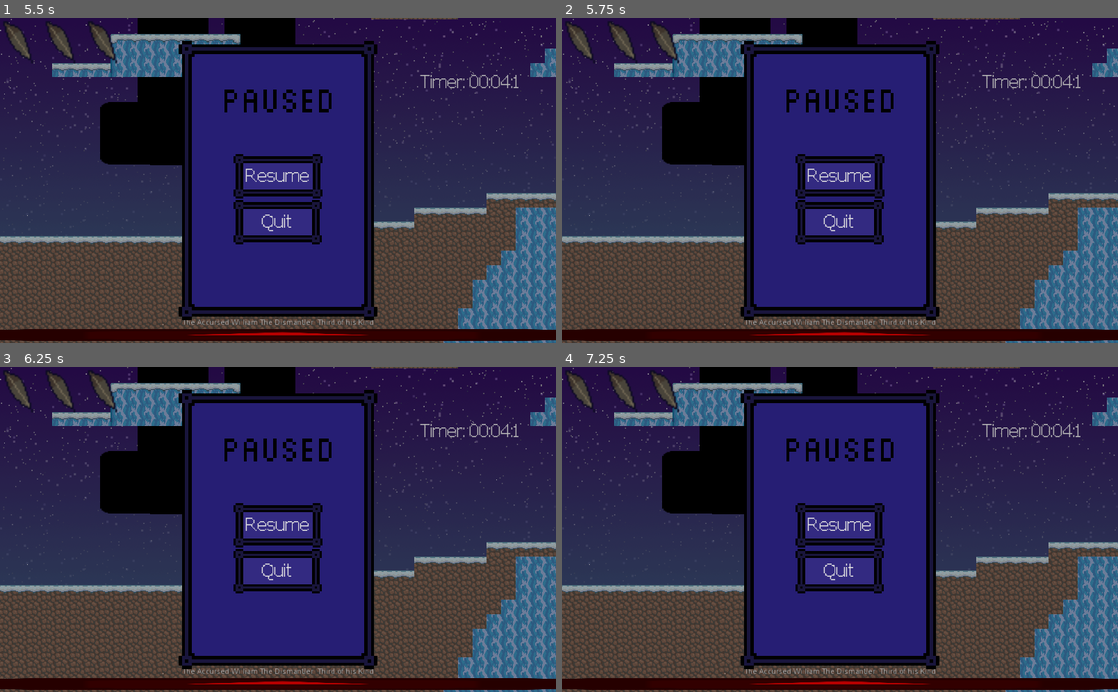
Above: before the commit, frames 1-4 (two rows, left to right).
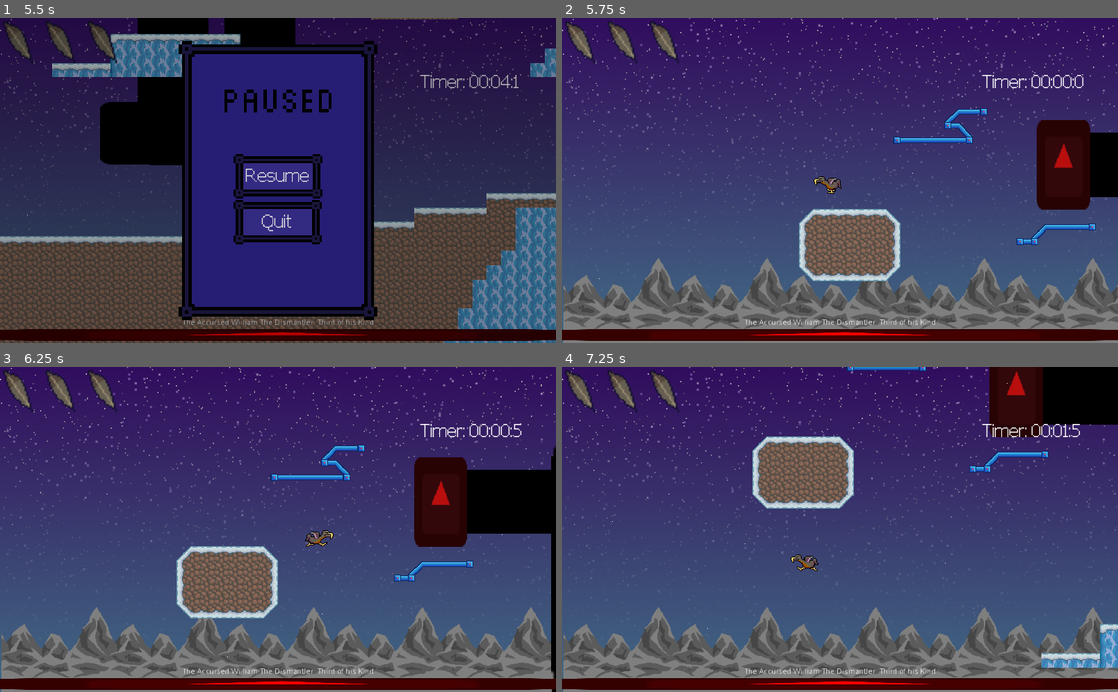
Above: after the commit, the same moments.

Repository: Struckdown/GDQ2021
Game: Godot game, scene res://MainMenu.tscn
The game is run twice, just before and just after one commit, with the same random seed, the same clock (stepped at 60 frames per second) and the same inputs. The engine's default icon, where the game draws it, is replaced by a stand-in: a white triangle on a blue panel in a dark square. Sound files missing from this copy of the repository are replaced by a short silence.
Inputs:
- Up to frame 1 (5.5 s): click "Play" at 0.5 s; hold D (right) 1.28-2.78 s; tap Shift (dash) every 0.75 s from 1.35 to 5.1 s; tap Space (jump) at 1.52, 2.27, 3.77, 4.52, 5.27 s; hold A (left) 2.78-3.53 s; hold D (right) 3.53-5.03 s; tap P (pause) at 4.9 s; hold A (left) from 5.03 s (still down)
- Up to frame 2 (5.75 s): keep holding A (left); tap R (restart, bound only after the commit) at 5.65 s
- Up to frame 3 (6.25 s): release A (left) at 5.78 s; hold D (right) from 5.78 s (still down); tap Shift (dash) at 5.85 s
- Up to frame 4 (7.25 s): release D (right) at 6.53 s; hold A (left) from 6.53 s (still down); tap Shift (dash) at 6.6 s; tap Space (jump) at 6.77 s

Frame 1 is identical in both runs. In frame 2, 84% of the frame differs, in the area x 0-100%, y 0-100%; in frame 3, 84%; in frame 4, 87%.

Commit message:
working restart

Diff:
--- a/Environment/MainLevel.tres
+++ b/Environment/MainLevel.tres
@@ -2,142 +2,142 @@
 
 [ext_resource path="res://art/spr_tiles9x23.png" type="Texture" id=1]
 
+[sub_resource type="ConvexPolygonShape2D" id=1]
+points = PoolVector2Array( 20, 20, 0, 20, 0, 0, 20, 0 )
+
+[sub_resource type="ConvexPolygonShape2D" id=2]
+points = PoolVector2Array( 20, 20, 0, 20, 0, 0, 20, 0 )
+
+[sub_resource type="ConvexPolygonShape2D" id=3]
+points = PoolVector2Array( 0, 20, 20, 0, 20, 20 )
+
+[sub_resource type="ConvexPolygonShape2D" id=4]
+points = PoolVector2Array( 20, 20, 0, 20, 0, 10, 20, 10 )
+
+[sub_resource type="ConvexPolygonShape2D" id=5]
+points = PoolVector2Array( 20, 20, 0, 20, 0, 10, 20, 10 )
+
+[sub_resource type="ConvexPolygonShape2D" id=6]
+points = PoolVector2Array( 20, 20, 0, 20, 0, 10, 20, 10 )
+
 [sub_resource type="ConvexPolygonShape2D" id=7]
-points = PoolVector2Array( 20, 20, 0, 20, 0, 0, 20, 0 )
+points = PoolVector2Array( 0, 0, 20, 20, 0, 20 )
 
 [sub_resource type="ConvexPolygonShape2D" id=8]
-points = PoolVector2Array( 20, 20, 0, 20, 0, 0, 20, 0 )
+points = PoolVector2Array( 0, 20, 20, 0, 20, 20 )
 
 [sub_resource type="ConvexPolygonShape2D" id=9]
+points = PoolVector2Array( 20, 20, 0, 20, 0, 0, 20, 0 )
+
+[sub_resource type="ConvexPolygonShape2D" id=10]
+points = PoolVector2Array( 0, 0, 20, 0, 0, 20 )
+
+[sub_resource type="ConvexPolygonShape2D" id=11]
+points = PoolVector2Array( 0, 0, 20, 0, 20, 20 )
+
+[sub_resource type="ConvexPolygonShape2D" id=12]
+points = PoolVector2Array( 20, 10, 10, 10, 10, 0, 20, 0 )
+
+[sub_resource type="ConvexPolygonShape2D" id=13]
+points = PoolVector2Array( 0, 0, 0, 0, 0, 0, 20, 20, 10, 20, 0, 10 )
+
+[sub_resource type="ConvexPolygonShape2D" id=14]
+points = PoolVector2Array( 20, 0, 20, 10, 10, 20, 0, 20 )
+
+[sub_resource type="ConvexPolygonShape2D" id=15]
+points = PoolVector2Array( 10, 10, 0, 10, 0, 0, 10, 0 )
+
+[sub_resource type="ConvexPolygonShape2D" id=16]
+points = PoolVector2Array( 0, 0, 0, 0, 20, 0, 20, 10, 0, 10 )
+
+[sub_resource type="ConvexPolygonShape2D" id=17]
+points = PoolVector2Array( 20, 10, 0, 10, 0, 0, 20, 0 )
+
+[sub_resource type="ConvexPolygonShape2D" id=18]
+points = PoolVector2Array( 20, 10, 0, 10, 0, 0, 20, 0 )
+
+[sub_resource type="ConvexPolygonShape2D" id=19]
+points = PoolVector2Array( 20, 20, 0, 20, 0, 0, 20, 0 )
+
+[sub_resource type="ConvexPolygonShape2D" id=20]
+points = PoolVector2Array( 20, 20, 0, 20, 0, 0, 20, 0 )
+
+[sub_resource type="ConvexPolygonShape2D" id=21]
+points = PoolVector2Array( 20, 20, 0, 20, 0, 0, 20, 0 )
+
+[sub_resource type="ConvexPolygonShape2D" id=22]
+points = PoolVector2Array( 20, 20, 0, 20, 0, 0, 20, 0 )
+
+[sub_resource type="ConvexPolygonShape2D" id=23]
+points = PoolVector2Array( 20, 20, 0, 20, 0, 0, 20, 0 )
+
+[sub_resource type="ConvexPolygonShape2D" id=24]
+points = PoolVector2Array( 20, 20, 0, 20, 0, 0, 20, 0 )
+
+[sub_resource type="ConvexPolygonShape2D" id=25]
+points = PoolVector2Array( 20, 20, 0, 20, 0, 0, 20, 0 )
+
+[sub_resource type="ConvexPolygonShape2D" id=26]
+points = PoolVector2Array( 0, 0, 20, 0, 20, 20, 0, 20 )
+
+[sub_resource type="ConvexPolygonShape2D" id=27]
+points = PoolVector2Array( 0, 0, 20, 0, 0, 20 )
+
+[sub_resource type="ConvexPolygonShape2D" id=28]
+points = PoolVector2Array( 0, 0, 20, 0, 20, 20 )
+
+[sub_resource type="ConvexPolygonShape2D" id=29]
+points = PoolVector2Array( 20, 20, 0, 20, 0, 0, 20, 0 )
+
+[sub_resource type="ConvexPolygonShape2D" id=30]
+points = PoolVector2Array( 0, 0, 0, 0, 20, 20, 0, 20, 0, 0, 0, 20, 0, 0 )
+
+[sub_resource type="ConvexPolygonShape2D" id=31]
 points = PoolVector2Array( 0, 20, 20, 0, 20, 20 )
+
+[sub_resource type="ConvexPolygonShape2D" id=32]
+points = PoolVector2Array( 20, 10, 0, 10, 0, 0, 20, 0 )
+
+[sub_resource type="ConvexPolygonShape2D" id=33]
+points = PoolVector2Array( 20, 10, 0, 10, 0, 0, 20, 0 )
+
+[sub_resource type="ConvexPolygonShape2D" id=34]
+points = PoolVector2Array( 20, 10, 0, 10, 0, 0, 20, 0 )
+
+[sub_resource type="ConvexPolygonShape2D" id=35]
+points = PoolVector2Array( 20, 20, 0, 20, 0, 0, 20, 0 )
+
+[sub_resource type="ConvexPolygonShape2D" id=36]
+points = PoolVector2Array( 20, 20, 0, 20, 0, 10, 20, 10 )
+
+[sub_resource type="ConvexPolygonShape2D" id=37]
+points = PoolVector2Array( 20, 20, 0, 20, 0, 10, 20, 10 )
 
 [sub_resource type="ConvexPolygonShape2D" id=38]
 points = PoolVector2Array( 20, 20, 0, 20, 0, 10, 20, 10 )
 
 [sub_resource type="ConvexPolygonShape2D" id=39]
-points = PoolVector2Array( 20, 20, 0, 20, 0, 10, 20, 10 )
+points = PoolVector2Array( 20, 20, 0, 20, 0, 0, 20, 0 )
 
 [sub_resource type="ConvexPolygonShape2D" id=40]
-points = PoolVector2Array( 20, 20, 0, 20, 0, 10, 20, 10 )
-
-[sub_resource type="ConvexPolygonShape2D" id=60]
+points = PoolVector2Array( 0, 0, 20, 0, 20, 20, 0, 20 )
+
+[sub_resource type="ConvexPolygonShape2D" id=41]
+points = PoolVector2Array( 20, 20, 0, 20, 0, 0, 20, 0 )
+
+[sub_resource type="ConvexPolygonShape2D" id=42]
+points = PoolVector2Array( 20, 20, 0, 20, 0, 0, 20, 0 )
+
+[sub_resource type="ConvexPolygonShape2D" id=43]
 points = PoolVector2Array( 0, 0, 20, 20, 0, 20 )
 
-[sub_resource type="ConvexPolygonShape2D" id=61]
-points = PoolVector2Array( 0, 20, 20, 0, 20, 20 )
-
-[sub_resource type="ConvexPolygonShape2D" id=10]
-points = PoolVector2Array( 20, 20, 0, 20, 0, 0, 20, 0 )
-
-[sub_resource type="ConvexPolygonShape2D" id=41]
-points = PoolVector2Array( 0, 0, 20, 0, 0, 20 )
-
-[sub_resource type="ConvexPolygonShape2D" id=42]
-points = PoolVector2Array( 0, 0, 20, 0, 20, 20 )
-
-[sub_resource type="ConvexPolygonShape2D" id=11]
-points = PoolVector2Array( 20, 10, 10, 10, 10, 0, 20, 0 )
-
-[sub_resource type="ConvexPolygonShape2D" id=12]
-points = PoolVector2Array( 0, 0, 0, 0, 0, 0, 20, 20, 10, 20, 0, 10 )
-
-[sub_resource type="ConvexPolygonShape2D" id=13]
-points = PoolVector2Array( 20, 0, 20, 10, 10, 20, 0, 20 )
-
-[sub_resource type="ConvexPolygonShape2D" id=14]
-points = PoolVector2Array( 10, 10, 0, 10, 0, 0, 10, 0 )
-
-[sub_resource type="ConvexPolygonShape2D" id=15]
-points = PoolVector2Array( 0, 0, 0, 0, 20, 0, 20, 10, 0, 10 )
-
-[sub_resource type="ConvexPolygonShape2D" id=16]
+[sub_resource type="ConvexPolygonShape2D" id=44]
 points = PoolVector2Array( 20, 10, 0, 10, 0, 0, 20, 0 )
-
-[sub_resource type="ConvexPolygonShape2D" id=17]
-points = PoolVector2Array( 20, 10, 0, 10, 0, 0, 20, 0 )
-
-[sub_resource type="ConvexPolygonShape2D" id=18]
-points = PoolVector2Array( 20, 20, 0, 20, 0, 0, 20, 0 )
-
-[sub_resource type="ConvexPolygonShape2D" id=19]
-points = PoolVector2Array( 20, 20, 0, 20, 0, 0, 20, 0 )
-
-[sub_resource type="ConvexPolygonShape2D" id=20]
-points = PoolVector2Array( 20, 20, 0, 20, 0, 0, 20, 0 )
-
-[sub_resource type="ConvexPolygonShape2D" id=21]
-points = PoolVector2Array( 20, 20, 0, 20, 0, 0, 20, 0 )
-
-[sub_resource type="ConvexPolygonShape2D" id=22]
-points = PoolVector2Array( 20, 20, 0, 20, 0, 0, 20, 0 )
-
-[sub_resource type="ConvexPolygonShape2D" id=23]
-points = PoolVector2Array( 20, 20, 0, 20, 0, 0, 20, 0 )
-
-[sub_resource type="ConvexPolygonShape2D" id=24]
-points = PoolVector2Array( 20, 20, 0, 20, 0, 0, 20, 0 )
-
-[sub_resource type="ConvexPolygonShape2D" id=26]
-points = PoolVector2Array( 0, 0, 20, 0, 20, 20, 0, 20 )
-
-[sub_resource type="ConvexPolygonShape2D" id=29]
-points = PoolVector2Array( 0, 0, 20, 0, 0, 20 )
-
-[sub_resource type="ConvexPolygonShape2D" id=30]
-points = PoolVector2Array( 0, 0, 20, 0, 20, 20 )
-
-[sub_resource type="ConvexPolygonShape2D" id=31]
-points = PoolVector2Array( 20, 20, 0, 20, 0, 0, 20, 0 )
-
-[sub_resource type="ConvexPolygonShape2D" id=43]
-points = PoolVector2Array( 0, 0, 0, 0, 20, 20, 0, 20, 0, 0, 0, 20, 0, 0 )
-
-[sub_resource type="ConvexPolygonShape2D" id=44]
-points = PoolVector2Array( 0, 20, 20, 0, 20, 20 )
 
 [sub_resource type="ConvexPolygonShape2D" id=45]
 points = PoolVector2Array( 20, 10, 0, 10, 0, 0, 20, 0 )
 
 [sub_resource type="ConvexPolygonShape2D" id=46]
-points = PoolVector2Array( 20, 10, 0, 10, 0, 0, 20, 0 )
-
-[sub_resource type="ConvexPolygonShape2D" id=47]
-points = PoolVector2Array( 20, 10, 0, 10, 0, 0, 20, 0 )
-
-[sub_resource type="ConvexPolygonShape2D" id=32]
-points = PoolVector2Array( 20, 20, 0, 20, 0, 0, 20, 0 )
-
-[sub_resource type="ConvexPolygonShape2D" id=48]
-points = PoolVector2Array( 20, 20, 0, 20, 0, 10, 20, 10 )
-
-[sub_resource type="ConvexPolygonShape2D" id=49]
-points = PoolVector2Array( 20, 20, 0, 20, 0, 10, 20, 10 )
-
-[sub_resource type="ConvexPolygonShape2D" id=50]
-points = PoolVector2Array( 20, 20, 0, 20, 0, 10, 20, 10 )
-
-[sub_resource type="ConvexPolygonShape2D" id=33]
-points = PoolVector2Array( 20, 20, 0, 20, 0, 0, 20, 0 )
-
-[sub_resource type="ConvexPolygonShape2D" id=34]
-points = PoolVector2Array( 0, 0, 20, 0, 20, 20, 0, 20 )
-
-[sub_resource type="ConvexPolygonShape2D" id=35]
-points = PoolVector2Array( 20, 20, 0, 20, 0, 0, 20, 0 )
-
-[sub_resource type="ConvexPolygonShape2D" id=37]
-points = PoolVector2Array( 20, 20, 0, 20, 0, 0, 20, 0 )
-
-[sub_resource type="ConvexPolygonShape2D" id=36]
-points = PoolVector2Array( 0, 0, 20, 20, 0, 20 )
-
-[sub_resource type="ConvexPolygonShape2D" id=57]
-points = PoolVector2Array( 20, 10, 0, 10, 0, 0, 20, 0 )
-
-[sub_resource type="ConvexPolygonShape2D" id=58]
-points = PoolVector2Array( 20, 10, 0, 10, 0, 0, 20, 0 )
-
-[sub_resource type="ConvexPolygonShape2D" id=59]
 points = PoolVector2Array( 20, 10, 0, 10, 0, 0, 20, 0 )
 
 [resource]
--- a/Environment/Tilemap.tres
+++ b/Environment/Tilemap.tres
@@ -2,8 +2,8 @@
 
 [ext_resource path="res://art/spr_tiles9x23.png" type="Texture" id=2]
 
-[sub_resource type="ConvexPolygonShape2D" id=1]
-points = PoolVector2Array( 20, 20, 0, 20, 0, 0, 20, 0 )
+[sub_resource type="RectangleShape2D" id=1]
+extents = Vector2( 32, 32 )
 
 [sub_resource type="ConvexPolygonShape2D" id=2]
 points = PoolVector2Array( 20, 20, 0, 20, 0, 0, 20, 0 )
--- a/Mechs/KillerDutchMech.gd
+++ b/Mechs/KillerDutchMech.gd
@@ -15,7 +15,6 @@
 func _ready():
 	health = maxHealth
 	dodo = get_tree().get_nodes_in_group("Player")[0]
-
 
 # Called every frame. 'delta' is the elapsed time since the previous frame.
 #func _process(delta):
--- a/Projectiles/Missile.gd
+++ b/Projectiles/Missile.gd
@@ -47,6 +47,7 @@
 		$ExplosionTimer.start()
 		$Area2D/CollisionShape2D.set_deferred("disabled", true)
 		$Sprite.hide()
+	queue_free()
 
 
 func _on_ExplosionTimer_timeout():
--- a/UI/GameOver.gd
+++ b/UI/GameOver.gd
@@ -6,6 +6,9 @@
 func _ready():
 	pass # Replace with function body.
 
+func _input(event):
+	if event.is_action_pressed("restart"):
+		restart()
 
 # Called every frame. 'delta' is the elapsed time since the previous frame.
 #func _process(delta):
@@ -14,4 +17,11 @@
 func startGameOver():
 	if not played:
 		played = true
+		get_tree().paused = true
 		$CenterContainer/AnimationPlayer.play("display")
+
+func restart():
+	get_tree().paused = false
+	queue_free()
+#	get_tree().change_scene_to(load(get_tree().get_current_scene().get_name()))
+	get_tree().reload_current_scene()
--- a/UI/GameOver.tscn
+++ b/UI/GameOver.tscn
@@ -76,6 +76,7 @@
 }
 
 [node name="GameOver" type="Control"]
+pause_mode = 2
 margin_right = 1023.0
 margin_bottom = 600.0
 script = ExtResource( 2 )
--- a/project.godot
+++ b/project.godot
@@ -74,6 +74,11 @@
 "events": [ Object(InputEventKey,"resource_local_to_scene":false,"resource_name":"","device":0,"alt":false,"shift":false,"control":false,"meta":false,"command":false,"pressed":false,"scancode":80,"unicode":0,"echo":false,"script":null)
  ]
 }
+restart={
+"deadzone": 0.5,
+"events": [ Object(InputEventKey,"resource_local_to_scene":false,"resource_name":"","device":0,"alt":false,"shift":false,"control":false,"meta":false,"command":false,"pressed":false,"scancode":82,"unicode":0,"echo":false,"script":null)
+ ]
+}
 
 [physics]
 
Not shown: 5 places in Environment/Doodads.tres that only renumber resources
Not shown: 45 places in Environment/MainLevel.tres that only renumber resources
Not shown, added: art/spr_body.png.import
Not shown, added: art/spr_flag.png.import
Not shown, added: art/spr_flaggy.png.import
Not shown, added: art/spr_flagwithpole.png.import
Not shown, added: art/spr_hands.png.import
Not shown, added: art/spr_handspoint.png.import
Not shown, added: art/spr_head.png.import
Not shown, added: art/spr_headangry.png.import
Not shown, added: art/spr_joints.png.import
Not shown, added: art/spr_largelazers.png.import
(and 4 more such lines)
